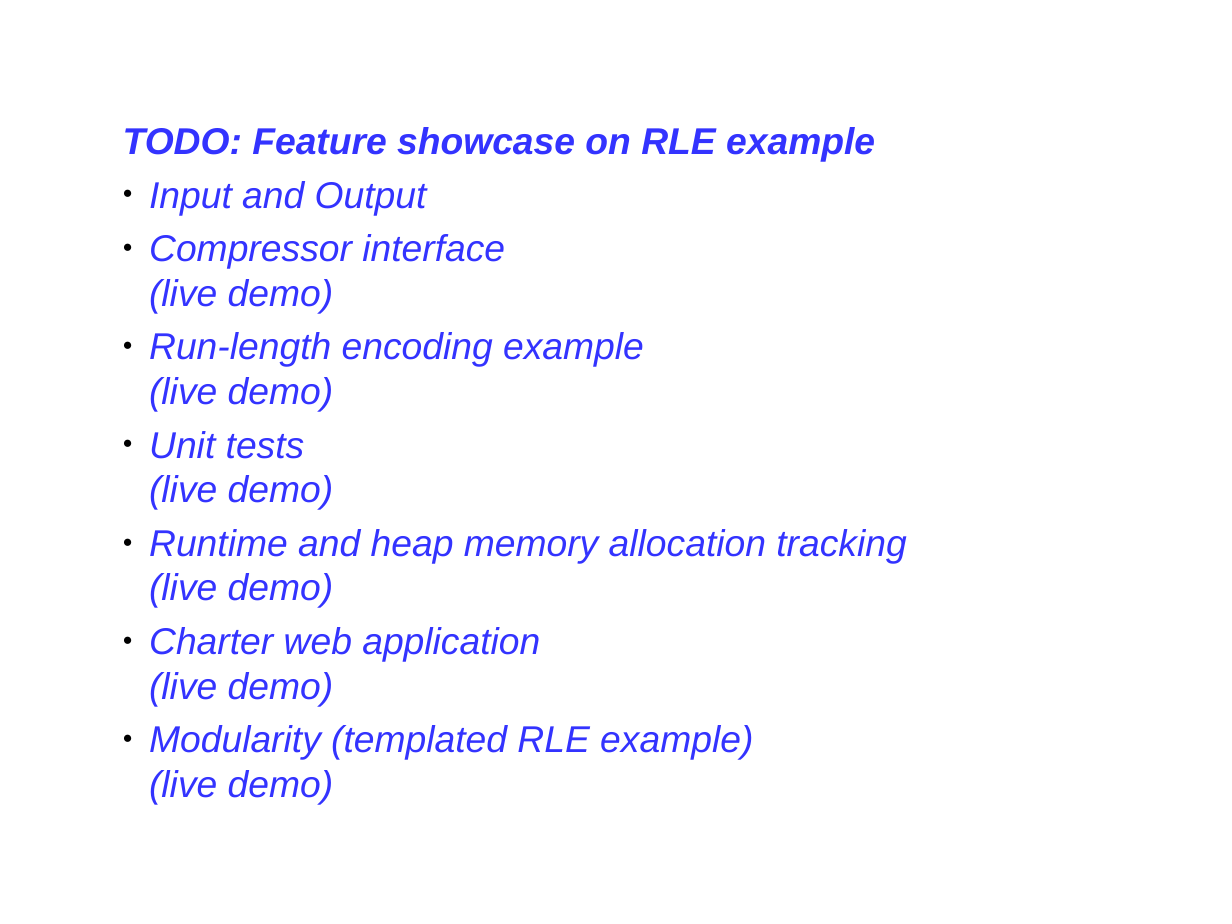
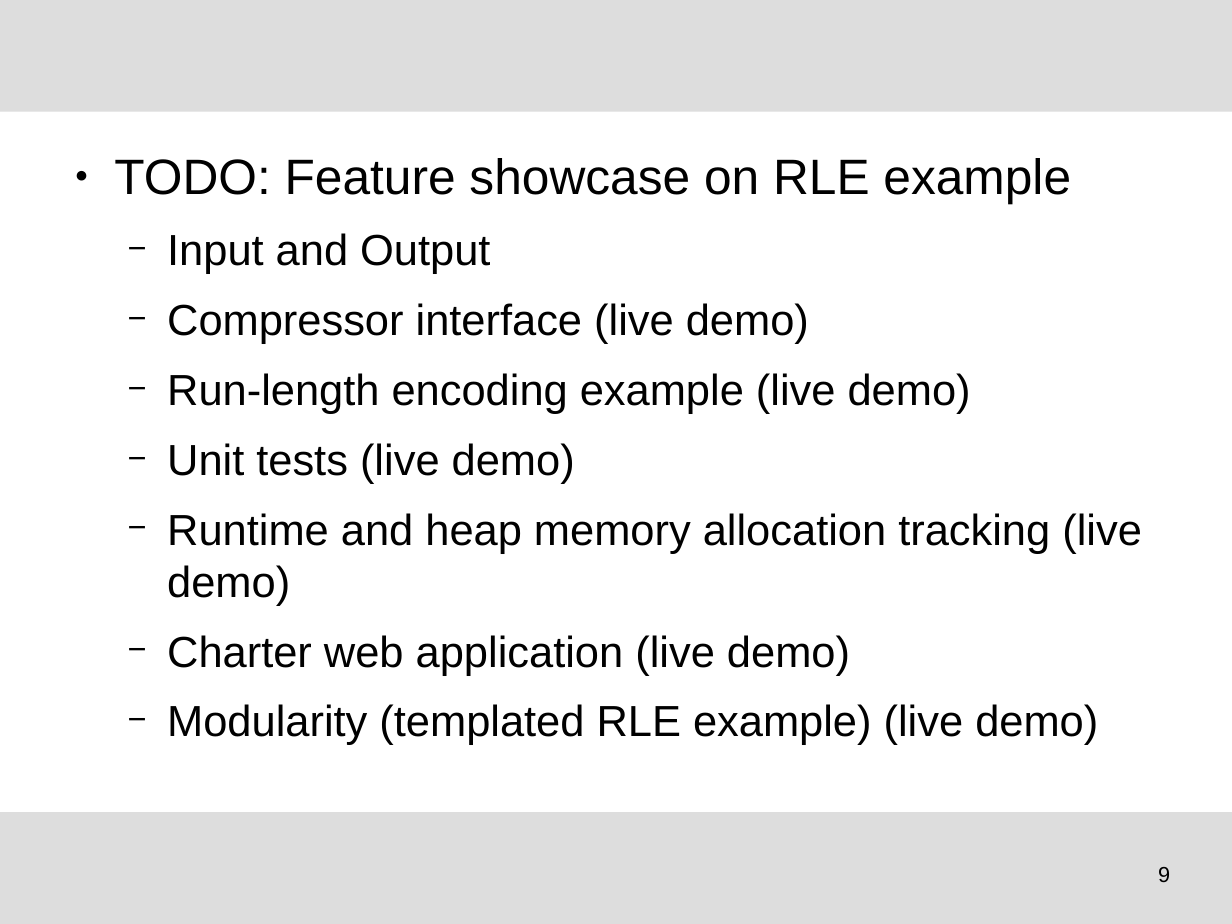
Before and after one commit to tudocomp/tudocomp, a slide deck: slide 9 of etc/presentation.odp (slide 8 before the commit). Drawn at 1232x924 pixels with LibreOffice and Linux fonts; fonts in the diff are those of the drawing; background and template pictures are left out. Boxes give left, top, right and bottom in pixels: in the first picture for what was removed or moved away, otherwise in the second. Text is boxed around its words. In the diff, an @@ line names an element or a change of style, - is before the commit and + after.

Commit message:
Presentation style

```diff
--- a/etc/presentation.odp
+++ b/etc/presentation.odp
@@ rectangle added at (x1=0, y1=0, x2=1232, y2=112), fill #DDDDDD @@
@@ text "TODO: Feature showcase on RLE ..." moved from (x1=123, y1=127, x2=906, y2=805) to (x1=114, y1=158, x2=1142, y2=745) @@
@@ text "TODO: Feature showcase on RLE ..." at (x1=114, y1=158, x2=1142, y2=745): size 24 to 32 pt, bold off in "TODO: Feature showcase on RLE example"; text colour #3333FF to #000000, italic off; size 24 to 28 pt in "Input and Output", "Compressor interface (live demo)", "Run-length encoding example (live demo)", "Unit tests (live demo)" and 3 more places; bullet none to ●; more space between paragraphs; bullet ● to −; list level 1 to 2 in "Input and Output"; list level 1 to 2 in "Compressor interface (live demo)"; list level 1 to 2 in "Run-length encoding example (live demo)"; list level 1 to 2 in "Unit tests (live demo)"; list level 1 to 2 in "Runtime and heap memory allocation ..."; list level 1 to 2 in "Charter web application (live demo)"; list level 1 to 2 in "Modularity (templated RLE example) (live ..." @@
@@ rectangle added at (x1=0, y1=813, x2=1232, y2=924), fill #DDDDDD @@
@@ page number added at (x1=1158, y1=867, x2=1170, y2=883), 14 pt, text #000000 @@
+9
```
Also in this commit, not shown: 6 other slides changed, 1 slide added.
